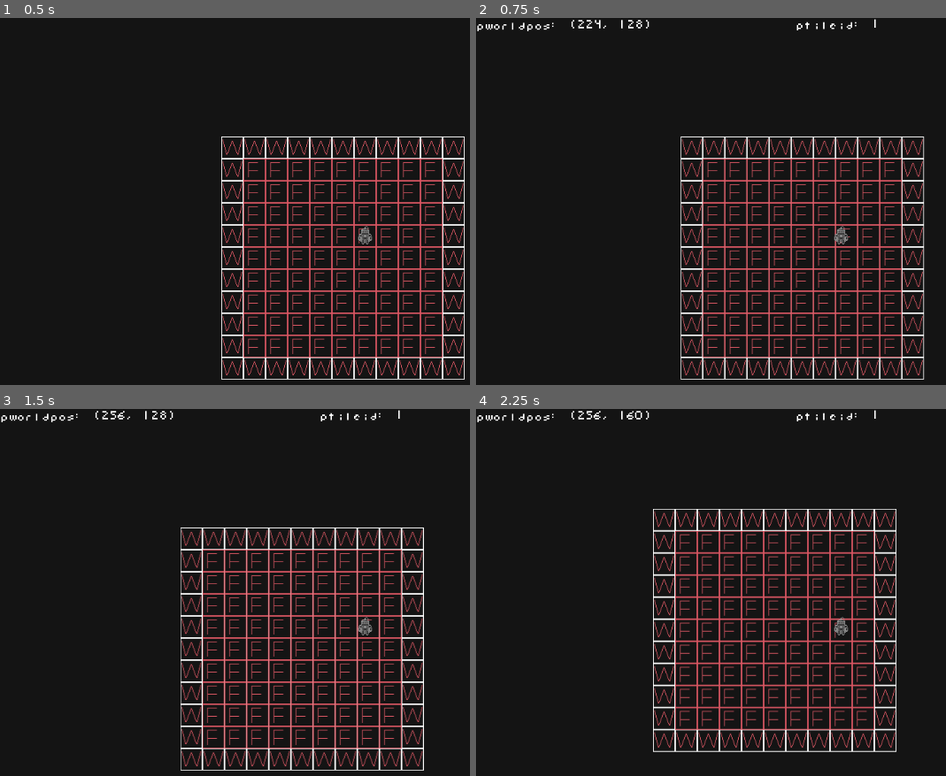
Above: before the commit, frames 1-4 (two rows, left to right).
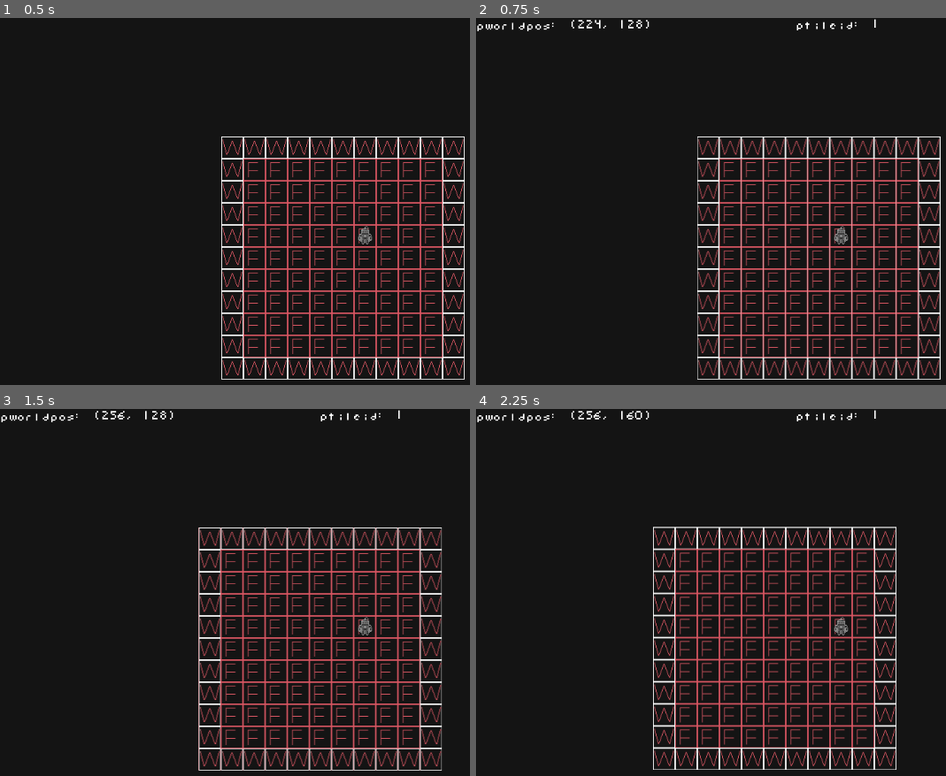
Above: after the commit, the same moments.

Repository: ameigen/Untitled-Roguelike
Game: Godot game, scene res://Scenes/Game.tscn
The game is run twice, just before and just after one commit, with the same random seed, the same clock (stepped at 60 frames per second) and the same inputs.
Inputs:
- Up to frame 1 (0.5 s): no input
- Up to frame 2 (0.75 s): tap Enter at 0.5 s; hold Right (ui_right) from 0.53 s (still down)
- Up to frame 3 (1.5 s): tap Space at 1.25 s; release Right (ui_right) at 1.28 s; hold Down (ui_down) from 1.28 s (still down)
- Up to frame 4 (2.25 s): tap Enter at 2 s; release Down (ui_down) at 2.03 s; hold Right (ui_right) from 2.03 s (still down)

Frame 1 is identical in both runs. In frame 2, 12% of the frame differs, in the area x 43-99%, y 32-99%; in frame 3, 14%; in frame 4, 14%, in the area x 37-90%, y 27-99%.

Commit message:
added parameter for lerp speed

Diff:
--- a/Scenes/Game.tscn
+++ b/Scenes/Game.tscn
@@ -75,7 +75,8 @@
 
 [node name="Lerp" type="Node" parent="."]
 script = ExtResource( 8 )
-lerpDelay = 300
+lerpDelay = 400
+lerpStep = 0.01
 
 [node name="CanvasLayer" type="CanvasLayer" parent="."]
 script = ExtResource( 6 )
--- a/Scripts/Lerp.gd
+++ b/Scripts/Lerp.gd
@@ -1,11 +1,13 @@
 extends Node
 
 onready var startTime
-#sets delay before lerp function jumps object to location (milliseconds)
+#	Sets delay before lerp function jumps object to location (milliseconds)
 export var lerpDelay = 100
+#	Sets lerp acceleration
+export var lerpStep = 0.25
+var t = 0
 var endLocation
 var target
-var t = 0
 
 signal lerpFinished
 
@@ -37,5 +39,5 @@
 			target.position = endLocation
 			t = 0
 		else:
-			t += delta *1
+			t += delta * lerpStep
 			target.position = target.position.linear_interpolate(endLocation,t)
